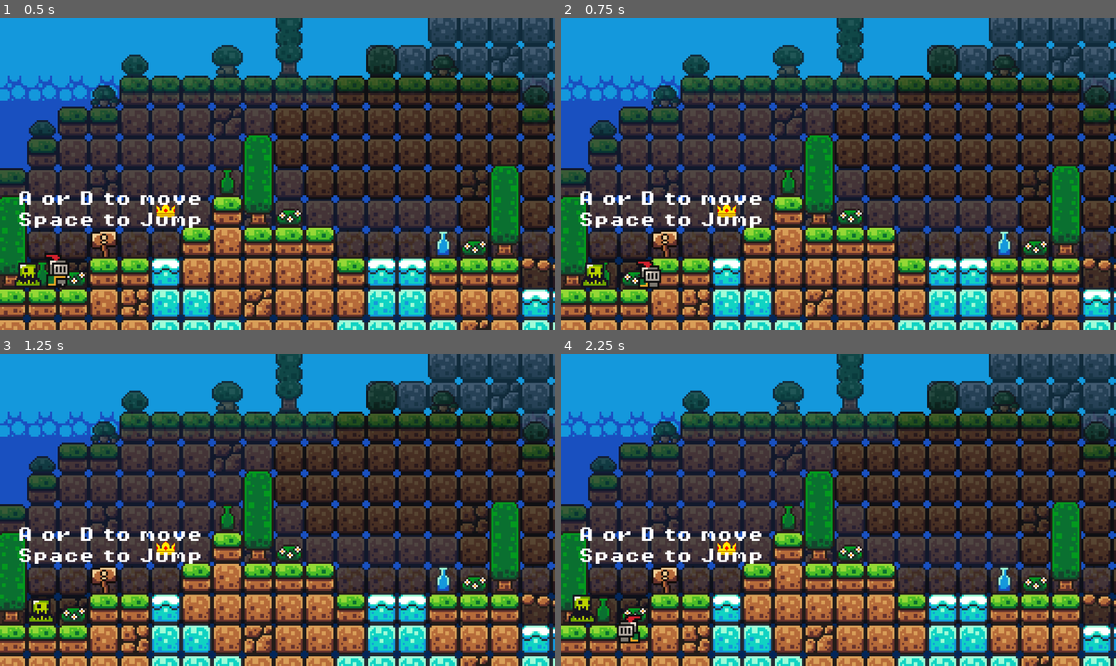
Above: before the commit, frames 1-4 (two rows, left to right).
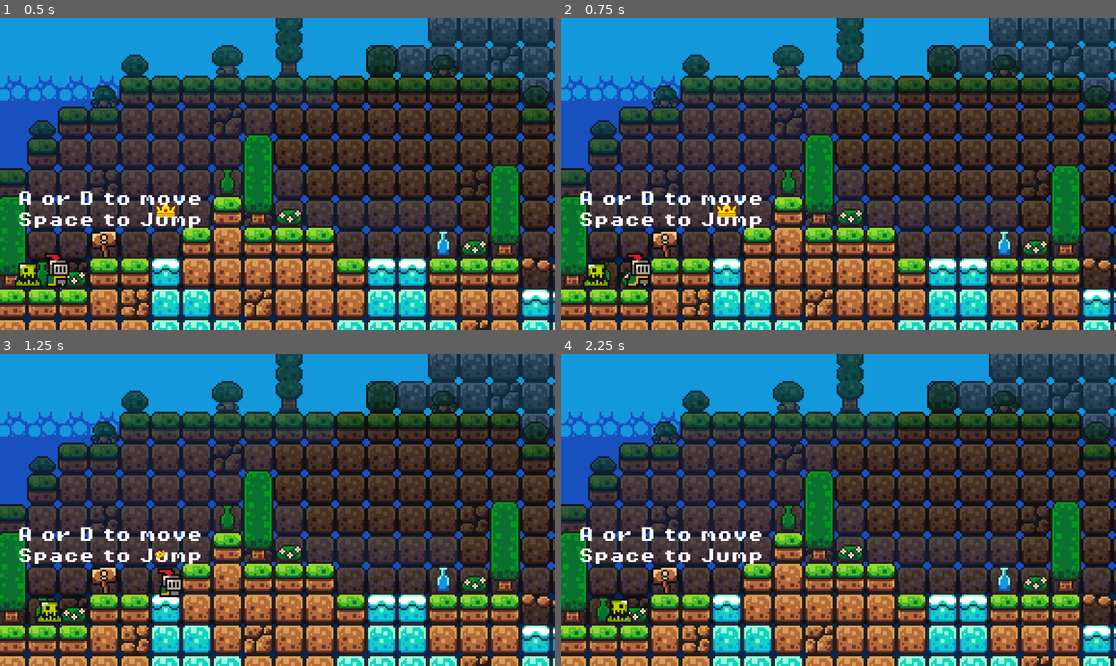
Above: after the commit, the same moments.

Repository: AngadBasandrai/godot-game
Game: Godot game, scene res://scenes/game.tscn
The game is run twice, just before and just after one commit, with the same random seed, the same clock (stepped at 60 frames per second) and the same inputs.
Inputs:
- Up to frame 1 (0.5 s): no input
- Up to frame 2 (0.75 s): hold Right (move_right) from 0.53 s (still down)
- Up to frame 3 (1.25 s): keep holding Right (move_right); tap Space (jump) at 0.77 s
- Up to frame 4 (2.25 s): tap Space (jump) at 1.52 s; release Right (move_right) at 2.03 s; hold Left (move_left) from 2.03 s (still down)

Frame 1 is identical in both runs. In frame 2, 0.6% of the frame differs, in the area x 3-19%, y 75-87%; in frame 3, 0.7%; in frame 4, 0.9%, in the area x 1-32%, y 59-93%.

Commit message:
chore: fixed incorrect colliders

Diff:
--- a/Platformer/scenes/game.tscn
+++ b/Platformer/scenes/game.tscn
@@ -553,7 +553,7 @@
 distance = -66.0
 
 [sub_resource type="RectangleShape2D" id="RectangleShape2D_pydg4"]
-size = Vector2(82, 17)
+size = Vector2(75, 17)
 
 [sub_resource type="RectangleShape2D" id="RectangleShape2D_1266s"]
 size = Vector2(317.875, 20)
@@ -637,7 +637,7 @@
 shape = SubResource("WorldBoundaryShape2D_7otfk")
 
 [node name="CollisionShape2D2" type="CollisionShape2D" parent="KillZone"]
-position = Vector2(56, 5)
+position = Vector2(59.5, 5)
 shape = SubResource("RectangleShape2D_pydg4")
 
 [node name="CollisionShape2D3" type="CollisionShape2D" parent="KillZone"]
Not shown, changed: Platformer/platformer.exe
